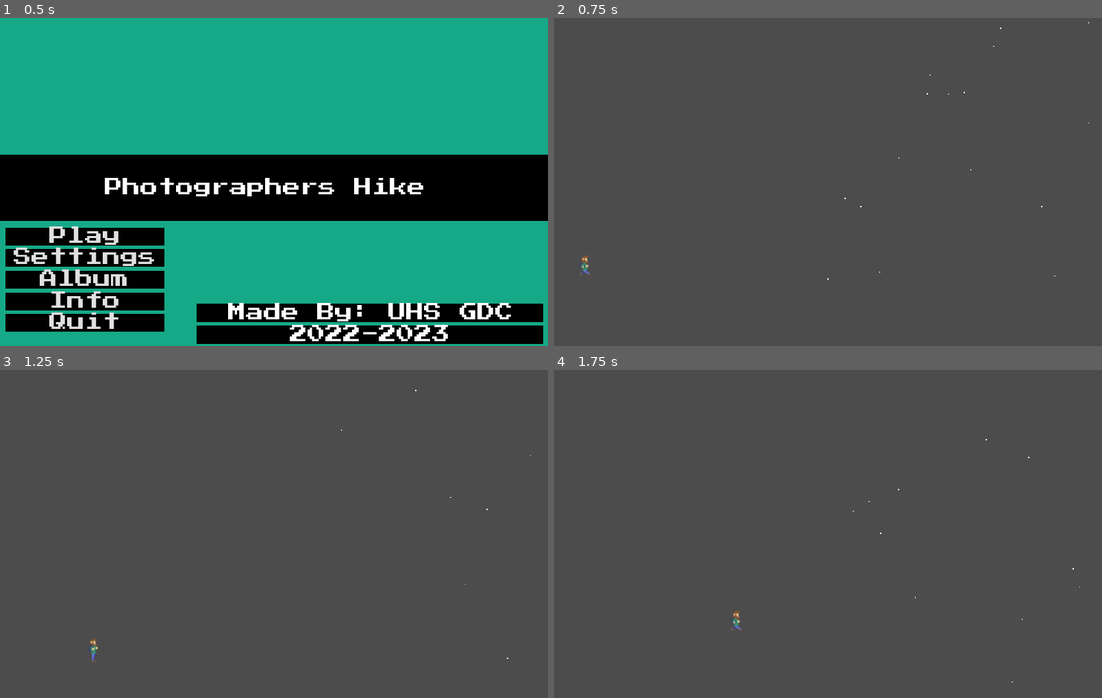
Above: before the commit, frames 1-4 (two rows, left to right).
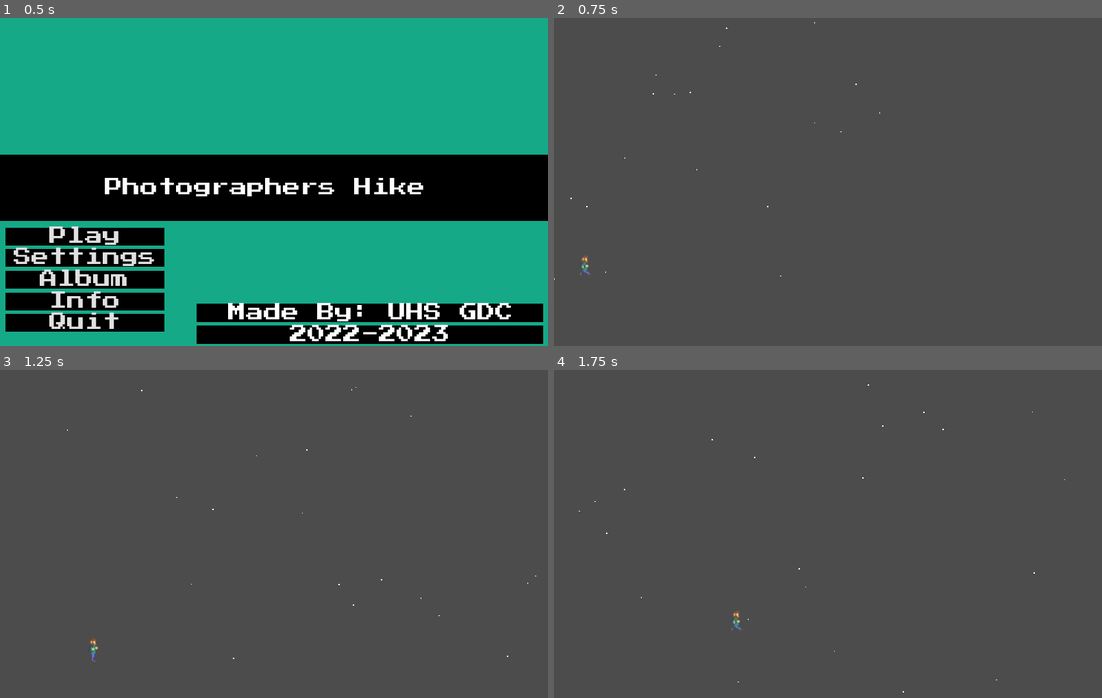
Above: after the commit, the same moments.

Repository: UHSGDC/Photographers-Hike
Game: Godot game, scene res://Game.tscn
Two runs of this game, one before a commit and one after it. Both use one fixed random seed, a clock stepped at 60 frames per second and the inputs below. The engine's default icon, where the game draws it, is replaced by a stand-in: a white triangle on a blue panel in a dark square.
Inputs (mouse positions are in pixels of both pictures, inside the frame that each line leads up to):
- Up to frame 1 (0.5 s): no input
- Up to frame 2 (0.75 s): click "Play" at 0.5 s
- Up to frame 3 (1.25 s): no input
- Up to frame 4 (1.75 s): tap Enter at 1.25 s; move the mouse to (948, 517) at 1.27 s; hold D (right) from 1.28 s (still down); hold Ctrl (interact) from 1.28 s (still down); tap Space (jump) at 1.52 s

Frame 1 is identical in both runs. In frame 2, less than 0.1% of the frame differs, in the area x 0-98%, y 1-80%; in frame 3, less than 0.1%; in frame 4, less than 0.1%.

Commit message:
Fixed placement of wind particles

Diff:
--- a/PhotographersHike/Minigames/Blizzard/WindZone.gd
+++ b/PhotographersHike/Minigames/Blizzard/WindZone.gd
@@ -38,7 +38,7 @@
 		wind_particles = wind_particles_scene.instance()
 		add_child(wind_particles)
 		wind_particles.global_position = global_position
-		wind_particles.global_position.x += - wind_particles.x_offset * direction
+		wind_particles.global_position.x += - Global.player_camera.current_room_size.x / 2 * direction
 
 		wind_particles.direction.x = direction
 
